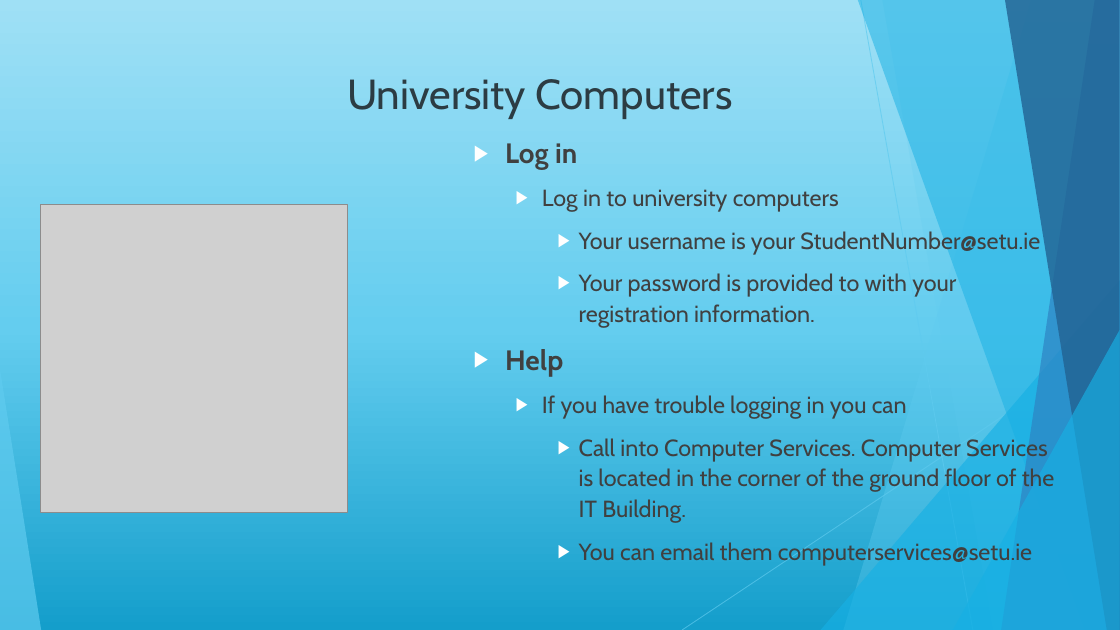
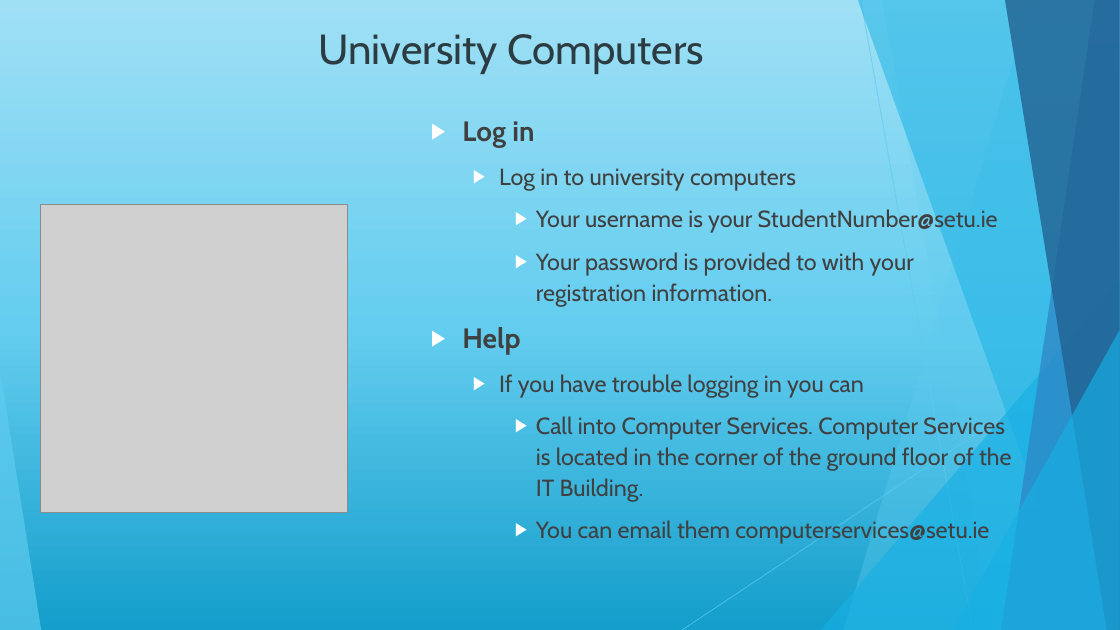
Before and after one commit to maireadmeagher/ICT-25, a slide deck: slide 8 of topic01-introduction-to-ICT/unit-1/talk-1/a-intro.pptx. Drawn at 1120x630 pixels with LibreOffice and Linux fonts; fonts in the diff are those of the drawing; grey boxes stand for pictures. Boxes give left, top, right and bottom in pixels: in the first picture for what was removed or moved away, otherwise in the second. Text is boxed around its words. In the diff, an @@ line names an element or a change of style, - is before the commit and + after.

```diff
--- a/topic01-introduction-to-ICT/unit-1/talk-1/a-intro.pptx
+++ b/topic01-introduction-to-ICT/unit-1/talk-1/a-intro.pptx
@@ title "University Computers": place and size @@
-title "University Computers" at (347, 79, 733, 119)
+title "University Computers" at (319, 34, 704, 74)
@@ text "Log in": place and size @@
-text "Log in" at (505, 143, 1054, 566)
+text "Log in" at (462, 121, 1011, 544)
```
Also in this commit, not shown: 1 other slide changed, 52 other files.
